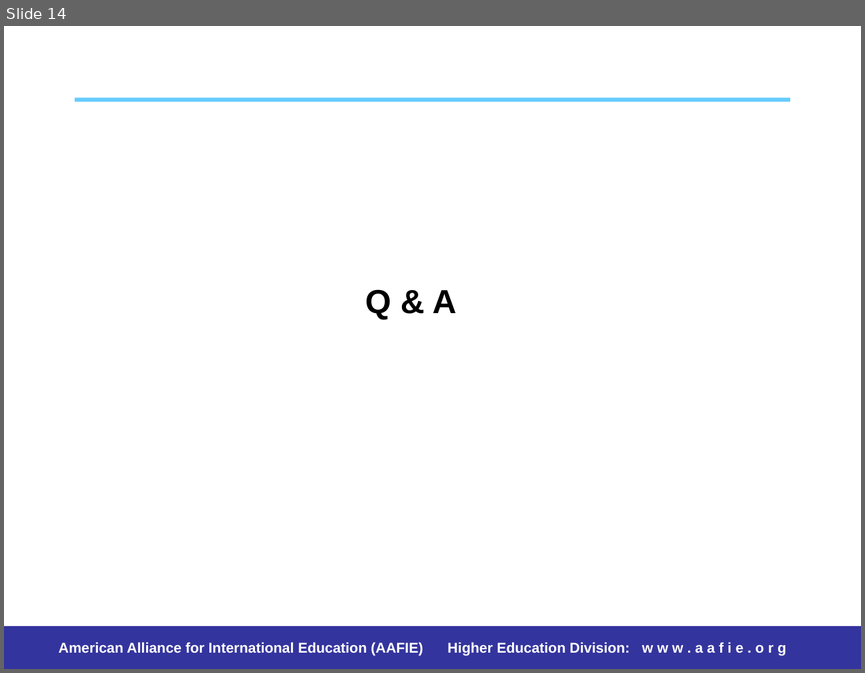
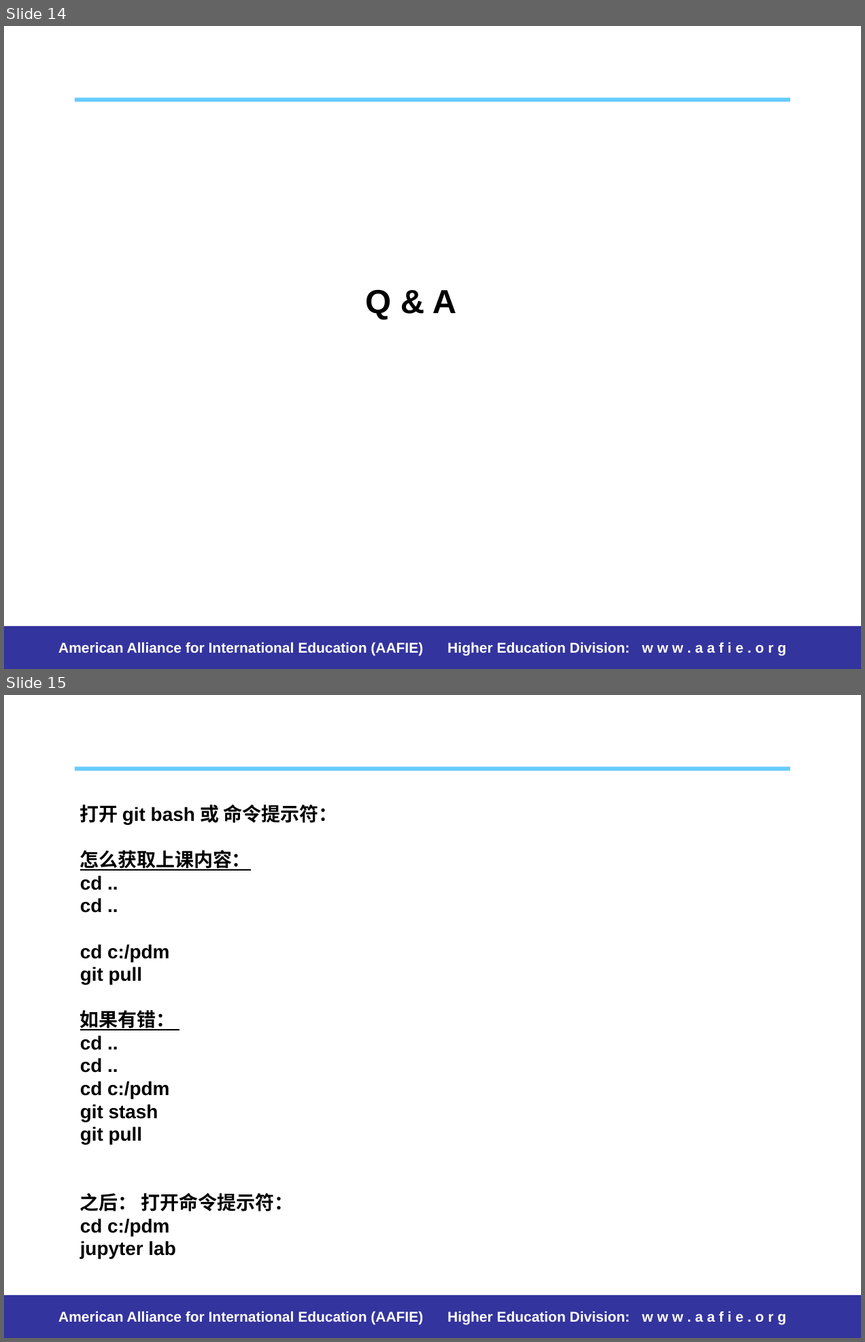
Before and after one commit to stemproaca/pdm, a slide deck: Classes/20221003.pptx. Shown one above the other, each under a label of ours: slide 14 before the commit, slides 14 and 15 after it. The pictures are 865x673 and 865x1342 pixels, drawn with LibreOffice and Linux fonts; fonts in the diff are those of the drawing. Boxes give left, top, right and bottom in pixels: in the first picture for what was removed or moved away, otherwise in the second. Text is boxed around its words. In the diff, an @@ line names an element or a change of style, - is before the commit and + after.

```diff
--- a/Classes/20221003.pptx
+++ b/Classes/20221003.pptx
@@ slide 15 added at (x1=4, y1=695, x2=861, y2=1338), background #FFFFFF; not listed: 2 template elements that a slide beside it also shows @@
@@ text added at (x1=80, y1=804, x2=337, y2=1258), 16 pt, text #000000, bold @@
+打开 git bash 或 命令提示符：
+怎么获取上课内容：
+cd ..
+cd ..
+cd c:/pdm
+git pull
+如果有错：
+cd ..
+cd ..
+cd c:/pdm
+git stash
+git pull
+之后： 打开命令提示符：
+cd c:/pdm
+jupyter lab
```
Also in this commit, not shown: 1 slide changed, 5 other files.
